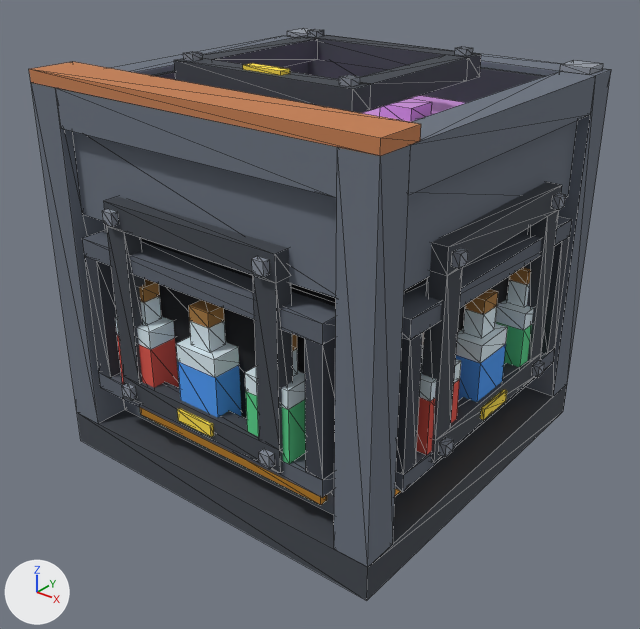
An edit to the glTF model assets/models/brewer.glb, drawn before and after from the same camera.
The view is the same before and after, from a camera (50 mm lens) standing at (1.848, -1.225, 1.419) and looking at (0.515, 0.441, 0.385). Arrows for +X, +Y and +Z are at lower left; the lights stay in place. The older version comes first. Mesh edges are drawn as thin lines. Vertices at exactly the same position are counted once.

In view in the first picture: 'body.051', 'bubbles', 'link_x+.036', 'link_y-.036', 'link_z+.034', 'tier.026' and 1 more.
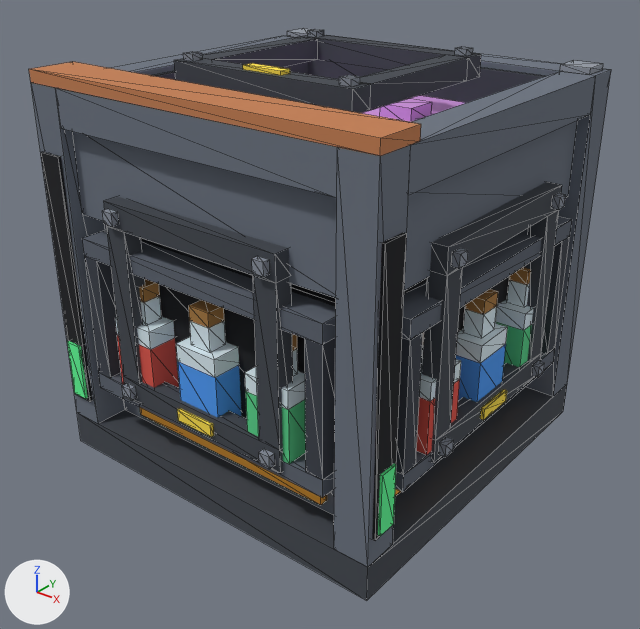
What differs and where, as boxes [x1, y1, x2, y2] in the pictures (640 x 629 px):
'run.006', added
    after: [67, 341, 396, 536]
part 1 of me_brewer_body, added (black)
    after: [372, 232, 407, 540]
part 2 of me_brewer_body, added (black)
    after: [41, 152, 93, 402]

The change, as a list of edits to the scene's bpy script:
```text
Add mat_glow_run:
    mat_glow_run = principled_material('glow_run')
    mat_glow_run.base_color = (0.122, 1.0, 0.323)  # green #62ff9a
    mat_glow_run.roughness = 1.0
Change me_brewer_body:
    used by ob_body_051; location = (0.0, 0.0, 0.0)
    remove me_brewer_body.from_pydata(...)  # 623 vertices, 1140 faces; spans x 0.0..1.0, y 0.0..1.0, z 0.0..1.016
    add me_brewer_body.from_pydata(...)  # 655 vertices, 1188 faces; spans x -0.008..1.008, y -0.008..1.008, z 0.0..1.016
    me_brewer_body part 1: a new loose piece, a box spanning x 0.994..1.008, y 0.012..0.081, z 0.162..0.837, in mat_black (black #15171c)
    me_brewer_body part 2: a new loose piece, a box spanning x 0.013..0.081, y -0.008..0.006, z 0.162..0.837, in mat_black (black #15171c)
    other edits to the shape of me_brewer_body do not show in these pictures
Add me_brewer_run:
    me_brewer_run.from_pydata(...)  # a box spanning x 0.997..1.014, y 0.022..0.072, z 0.172..0.328; a box spanning x 0.928..0.978, y 0.997..1.014, z 0.172..0.328; a box spanning x -0.014..0.003, y 0.928..0.978, z 0.172..0.328; a box spanning x 0.022..0.072, y -0.014..0.003, z 0.172..0.328
    me_brewer_run.materials.append(mat_glow_run)  # green #62ff9a
Add ob_run_006:
    ob_run_006 = bpy.data.objects.new('run.006', me_brewer_run)
    ob_run_006.location = (0.0, 0.0, 0.0)
```
